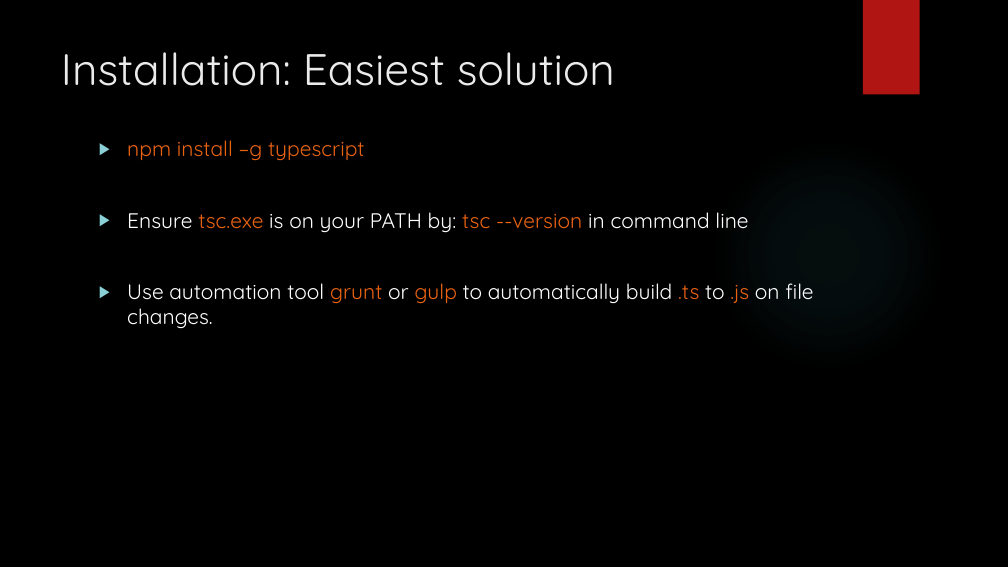
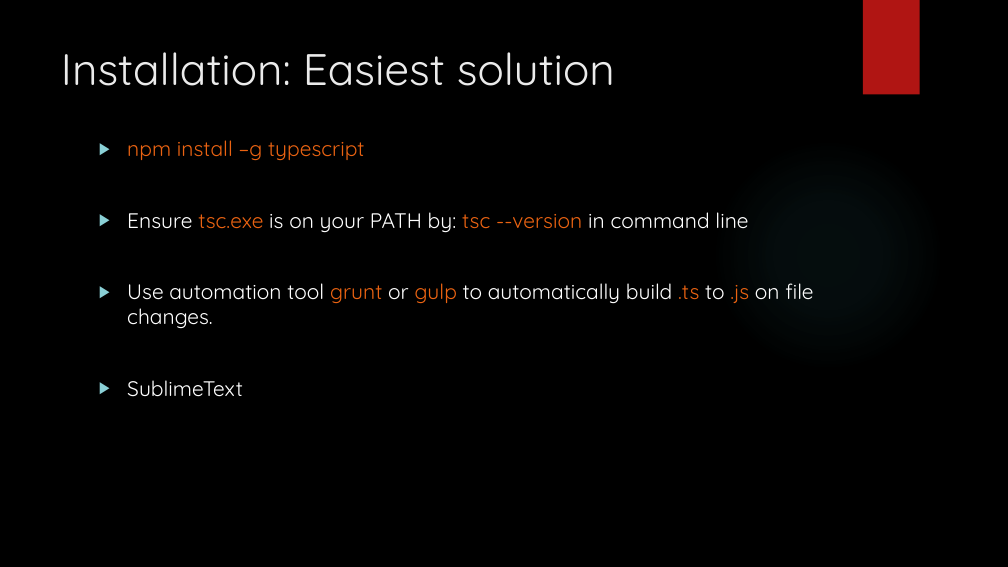
Before and after one commit to bouvet-openlab/typescript-angular-workshop, a slide deck: slide 5 of TypeScript.pptx. Drawn at 1008x567 pixels with LibreOffice and Linux fonts; fonts in the diff are those of the drawing; background and template pictures are left out. Boxes give left, top, right and bottom in pixels: in the first picture for what was removed or moved away, otherwise in the second. Text is boxed around its words. In the diff, an @@ line names an element or a change of style, - is before the commit and + after.

```diff
--- a/TypeScript.pptx
+++ b/TypeScript.pptx
@@ text at <box>127,380,243,397</box>: paragraph added @@
+▶ SublimeText
```
Also in this commit, not shown: 4 other slides changed, 2 slides added.
